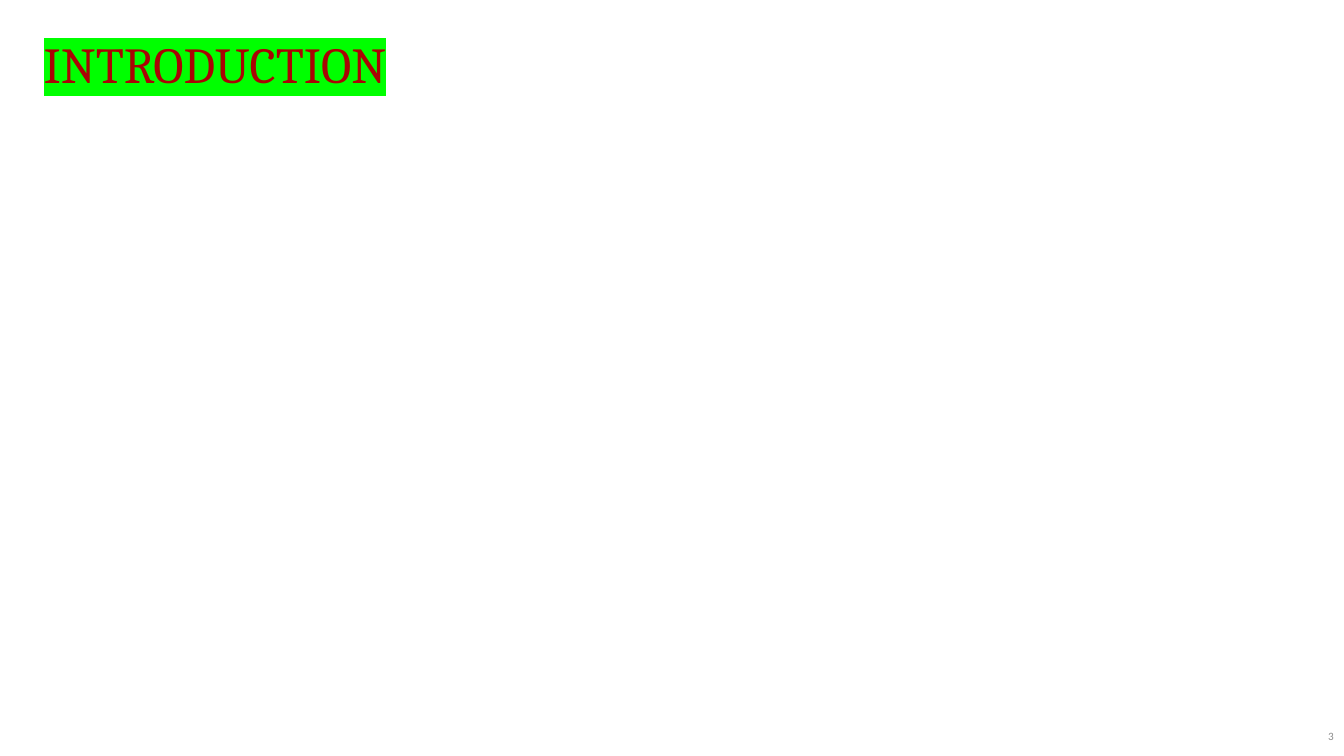
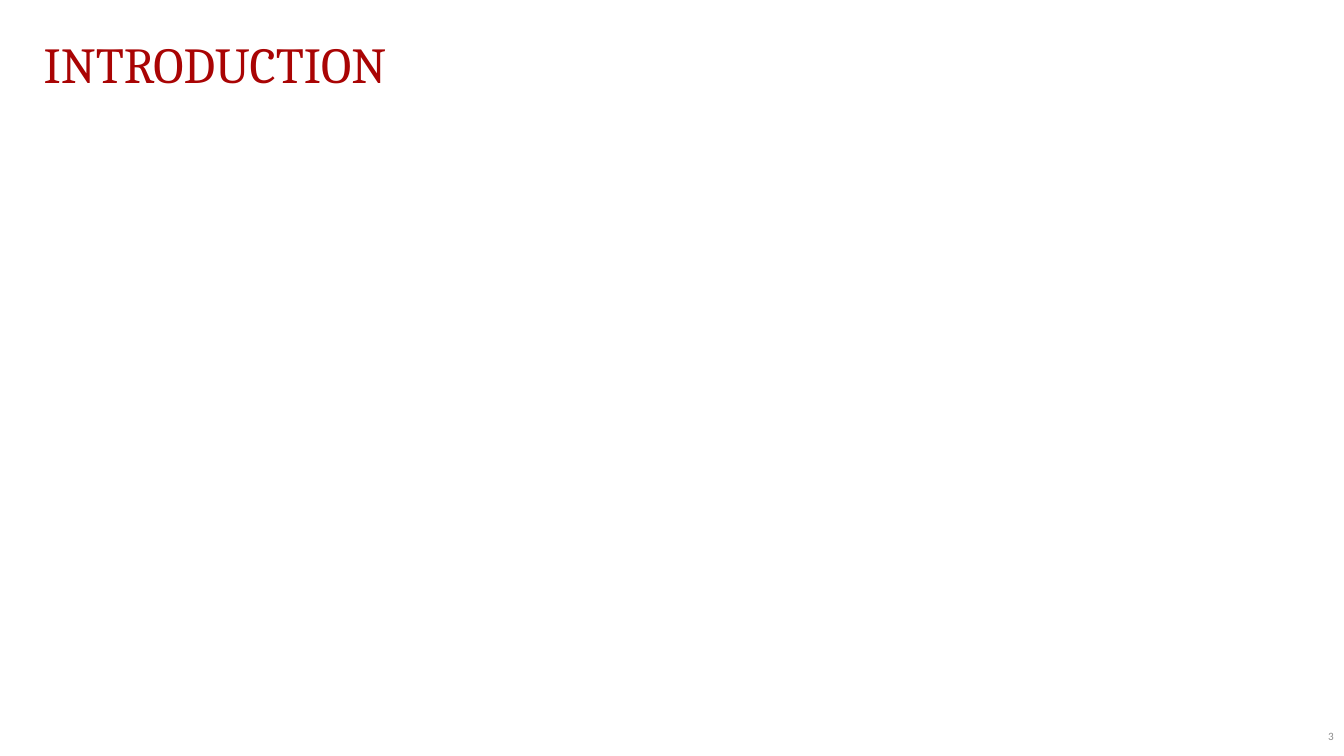
Before and after one commit to JakeTruscott/scotuswatch, a slide deck: slide 3 of Stat Reviews/OT24_StatReview/compilation/SCOTUSBlog/statpack_OT24.pptx. Drawn at 1344x756 pixels with LibreOffice and Linux fonts; fonts in the diff are those of the drawing. Boxes give left, top, right and bottom in pixels: in the first picture for what was removed or moved away, otherwise in the second. Text is boxed around its words. In the diff, an @@ line names an element or a change of style, - is before the commit and + after.

```diff
--- a/Stat Reviews/OT24_StatReview/compilation/SCOTUSBlog/statpack_OT24.pptx
+++ b/Stat Reviews/OT24_StatReview/compilation/SCOTUSBlog/statpack_OT24.pptx
@@ title "INTRODUCTION" at box(44, 49, 387, 84): highlight #00FF00 to none @@
```
Also in this commit, not shown: 23 other slides changed.
